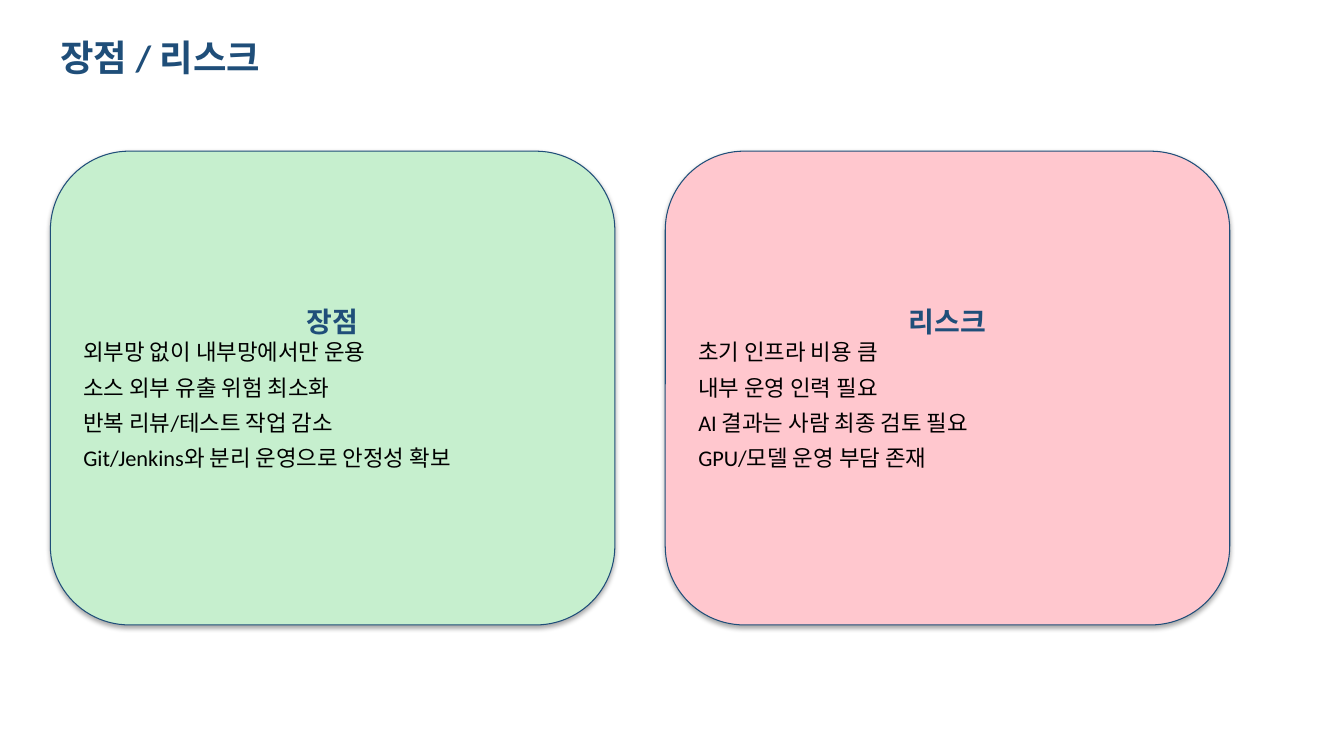
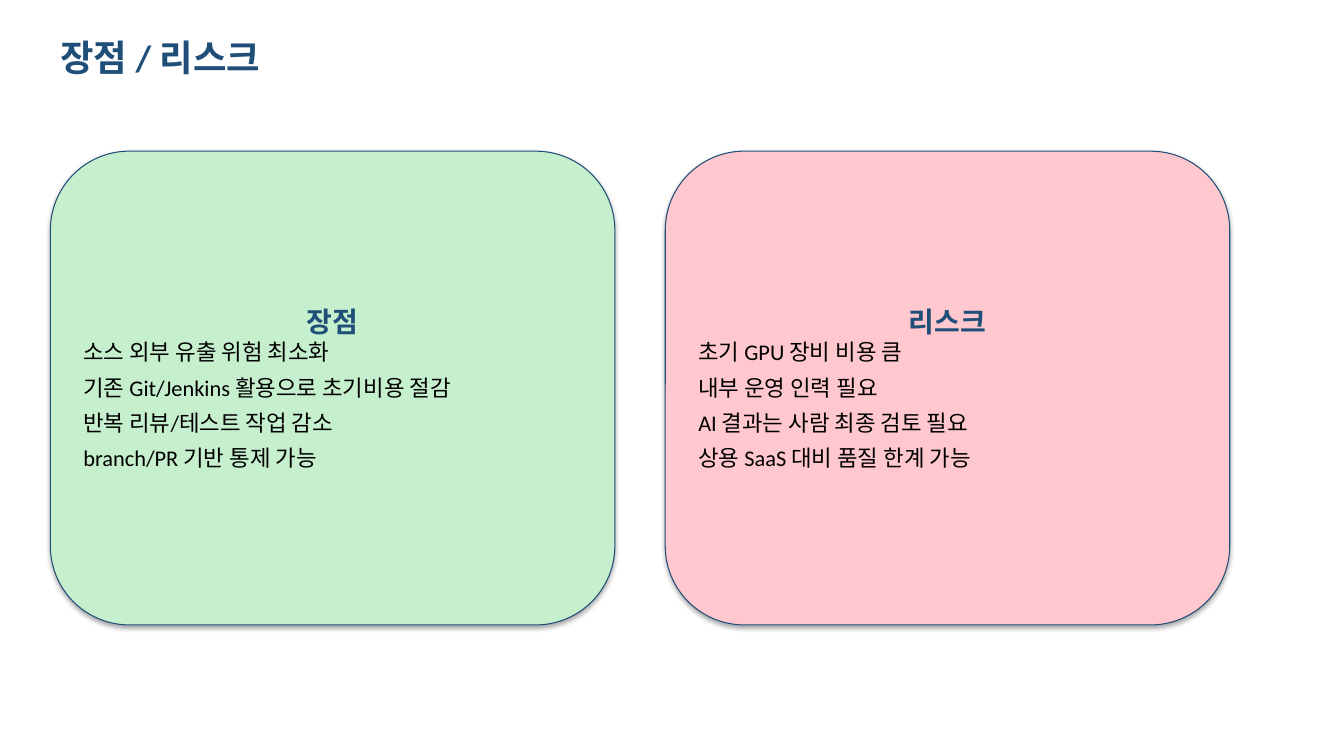
Before and after one commit to SeoArin9142/GameChatTranslator, a slide deck: slide 5 of docs/presentations/issue-170-internal-ai-system-proposal.pptx. Drawn at 1344x756 pixels with LibreOffice and Linux fonts; fonts in the diff are those of the drawing. Boxes give left, top, right and bottom in pixels: in the first picture for what was removed or moved away, otherwise in the second. Text is boxed around its words. In the diff, an @@ line names an element or a change of style, - is before the commit and + after.

```diff
--- a/docs/presentations/issue-170-internal-ai-system-proposal.pptx
+++ b/docs/presentations/issue-170-internal-ai-system-proposal.pptx
@@ text in rounded rectangle at (x1=83, y1=341, x2=365, y2=362): paragraph removed @@
-외부망 없이 내부망에서만 운용
@@ text in rounded rectangle at (x1=698, y1=341, x2=903, y2=362): text changed @@
-초기 인프라 비용 큼
+초기 GPU 장비 비용 큼
@@ text in rounded rectangle at (x1=83, y1=377, x2=451, y2=398): paragraph added @@
+기존 Git/Jenkins 활용으로 초기비용 절감
@@ text in rounded rectangle at (x1=83, y1=447, x2=317, y2=468): text changed @@
-Git/Jenkins와 분리 운영으로 안정성 확보
+branch/PR 기반 통제 가능
@@ text in rounded rectangle at (x1=698, y1=447, x2=971, y2=468): text changed @@
-GPU/모델 운영 부담 존재
+상용 SaaS 대비 품질 한계 가능
```
Also in this commit, not shown: 4 other slides changed, 4 other files.
